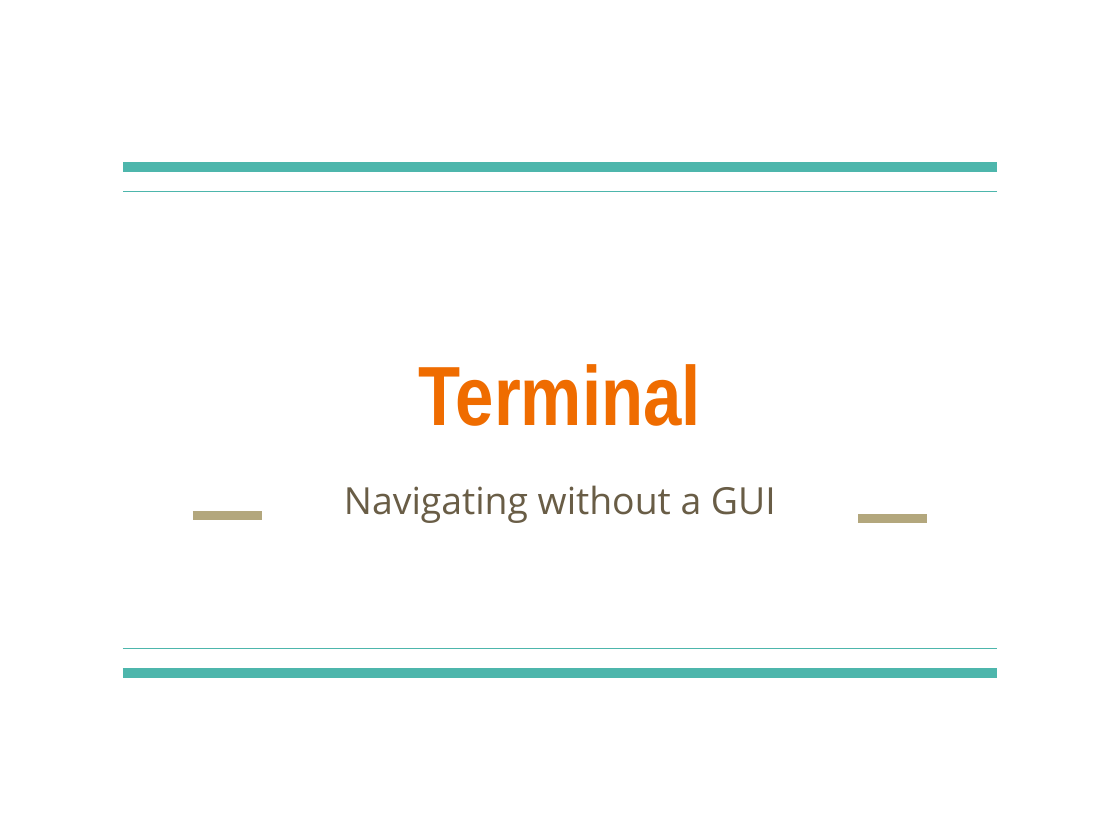
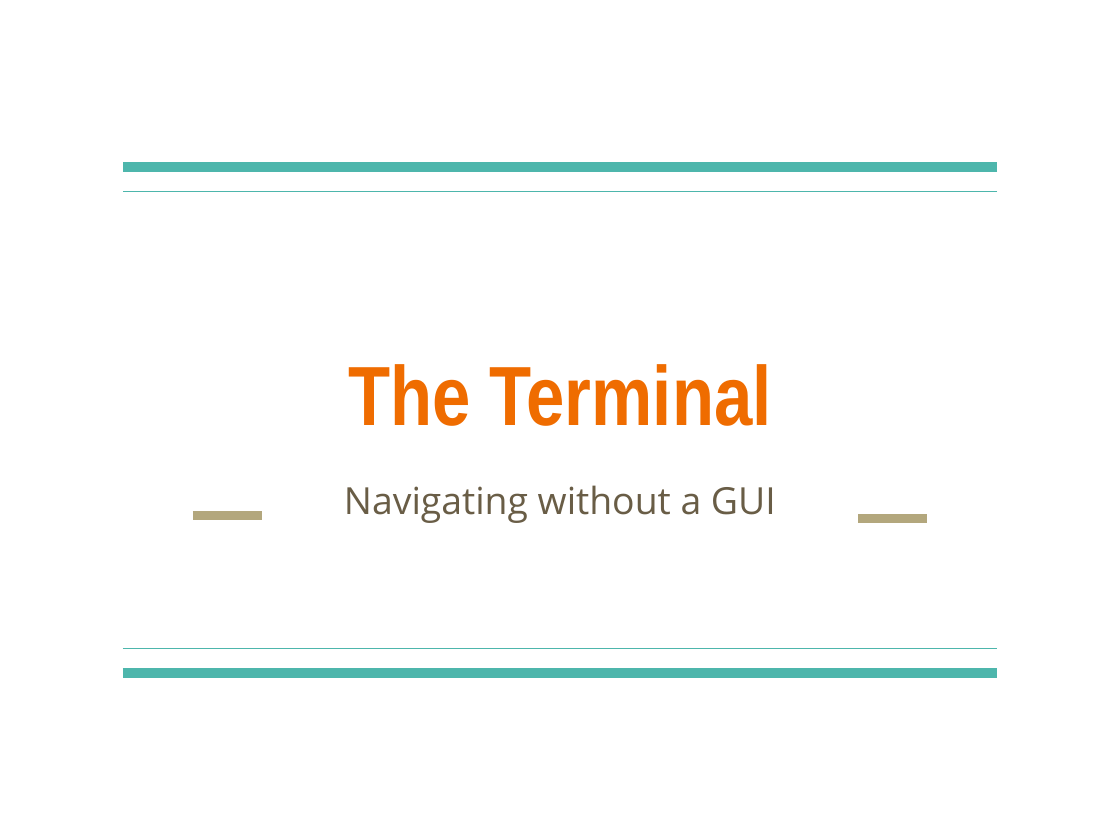
Before and after one commit to linkedin/high-school-trainee, a slide deck: slide 1 of Week_1/Lectures/1.2_Terminal.pptx. Drawn at 1120x840 pixels with LibreOffice and Linux fonts; fonts in the diff are those of the drawing. Boxes give left, top, right and bottom in pixels: in the first picture for what was removed or moved away, otherwise in the second. Text is boxed around its words. In the diff, an @@ line names an element or a change of style, - is before the commit and + after.

```diff
--- a/Week_1/Lectures/1.2_Terminal.pptx
+++ b/Week_1/Lectures/1.2_Terminal.pptx
@@ title at [348, 364, 772, 426]: text changed @@
-Terminal
+The Terminal
```
Also in this commit, not shown: 5 other slides changed, 2 slides added, 1 slide removed, 17 other files.
